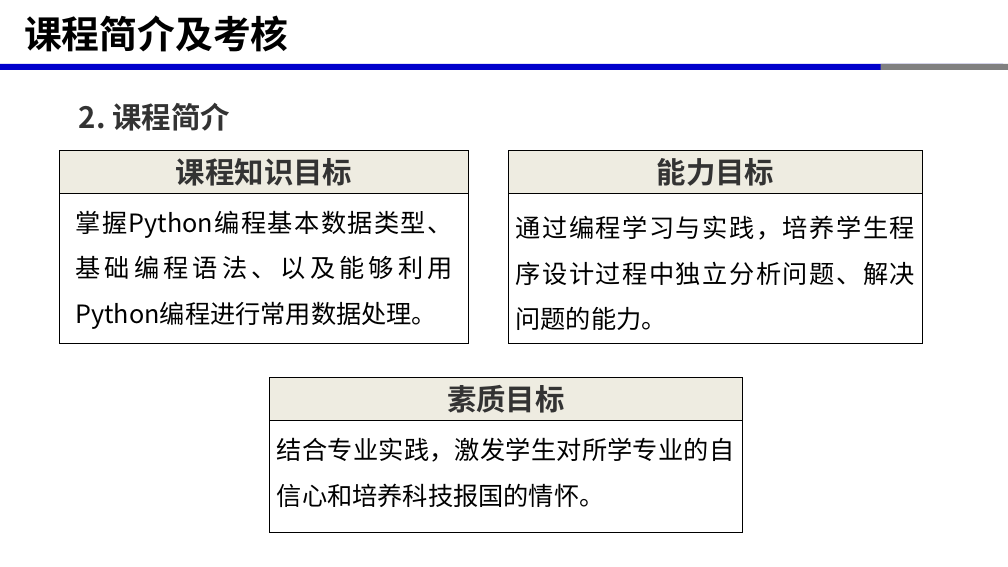
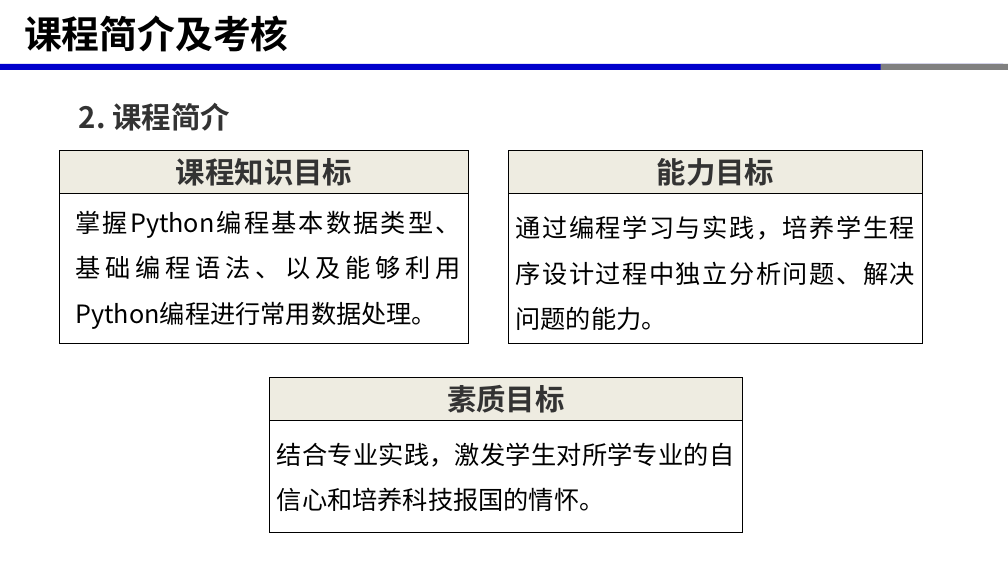
Before and after one commit to xinluo2018/programming-basics, a slide deck: slide 3 of 第1章-编程概述与开发环境/第1章-计算机编程与开发环境.pptx. Drawn at 1008x567 pixels with LibreOffice and Linux fonts; fonts in the diff are those of the drawing. Boxes give left, top, right and bottom in pixels: in the first picture for what was removed or moved away, otherwise in the second. Text is boxed around its words. In the diff, an @@ line names an element or a change of style, - is before the commit and + after.

```diff
--- a/第1章-编程概述与开发环境/第1章-计算机编程与开发环境.pptx
+++ b/第1章-编程概述与开发环境/第1章-计算机编程与开发环境.pptx
@@ text "掌握Python编程基本数据类型、基础编程语法、以及能够利用Python编程进行常用数据处理。" rewrapped from (x1=75, y1=210, x2=452, y2=329) to (x1=75, y1=210, x2=460, y2=329) @@
@@ text "结合专业实践，激发学生对所学专业的自信心和培养科技报国的情怀。" moved from (x1=277, y1=437, x2=735, y2=507) to (x1=277, y1=442, x2=735, y2=511) @@
```
Also in this commit, not shown: 13 other slides changed, 2 slides added, 9 other files.
